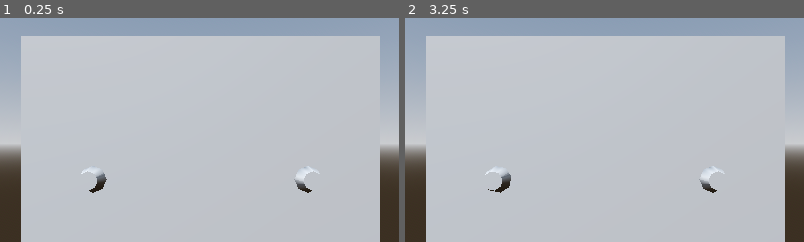
Above: before the commit, frames 1-2 (left to right).
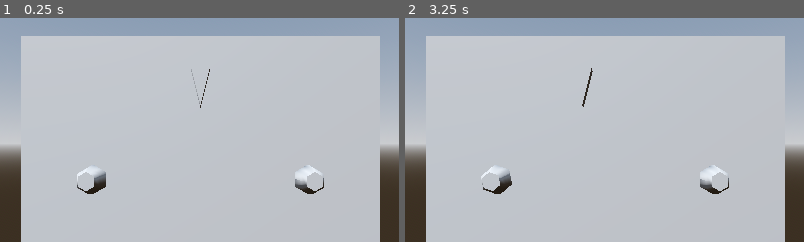
Above: after the commit, the same moments.

Repository: PixelSaver/Sonance
Game: Godot game, scene res://Scenes/world.tscn
The game is run twice, just before and just after one commit, with the same random seed, the same clock (stepped at 60 frames per second) and the same inputs.
Inputs (mouse positions are % of the whole screen's width and height, from its top left):
- Up to frame 1 (0.25 s): no input
- Up to frame 2 (3.25 s): tap Enter at 0.5, 2 s; move the mouse to (72, 45) at 0.52 s; hold Right (ui_right) 0.53-1.25 s; click (72, 45) at 0.6 s; tap Space (ui_select) at 0.77, 1.25, 2.75 s; drag from (30, 55) to (45, 70) at 1.27 s; move the mouse to (60, 28) at 2.02 s; hold Right (ui_right) 2.03-2.75 s; click (60, 28) at 2.1 s; drag from (45, 70) to (20, 35) at 2.77 s
The pictures show only the part of the screen within x 25-75%, y 22-72%; the shares and areas given below are measured in that part.

The runs differ from the first frame. In frame 1, 0.4% of the frame differs, in the area x 19-82%, y 22-79%; in frame 2, 0.4%.

Commit message:
added a tuning fork to visualize tuning

Diff:
--- a/Scenes/knob.tscn
+++ b/Scenes/knob.tscn
@@ -1,12 +1,14 @@
 [gd_scene load_steps=4 format=3 uid="uid://d2u5jui2amqna"]
 
 [sub_resource type="Curve" id="Curve_6jxtu"]
-_data = [Vector2(0, 0.5196096), 0.0, 0.48039043, 0, 1, Vector2(1, 1), 0.48039043, 0.0, 1, 0]
-point_count = 2
+_data = [Vector2(0, 0.5105456), 0.0, 14955.551, 0, 1, Vector2(1e-05, 0.6601011), 14955.551, 0.33990228, 1, 1, Vector2(1, 1), 0.33990228, 0.0, 1, 0]
+point_count = 3
 
 [sub_resource type="TubeTrailMesh" id="TubeTrailMesh_8y21s"]
 radius = 0.05
-section_length = 0.015
+radial_steps = 6
+sections = 2
+section_length = 0.05
 curve = SubResource("Curve_6jxtu")
 
 [sub_resource type="ConvexPolygonShape3D" id="ConvexPolygonShape3D_4udn8"]
--- a/Scenes/radio.tscn
+++ b/Scenes/radio.tscn
@@ -6,15 +6,33 @@
 [sub_resource type="BoxMesh" id="BoxMesh_6jxtu"]
 size = Vector3(1, 0.6, 0.5)
 
-[node name="Radio" type="MeshInstance3D" node_paths=PackedStringArray("knob1", "knob2")]
+[sub_resource type="PrismMesh" id="PrismMesh_bdbpc"]
+size = Vector3(0.05, 0.1, 0.1)
+
+[sub_resource type="ConvexPolygonShape3D" id="ConvexPolygonShape3D_ibud7"]
+points = PackedVector3Array(0, 0.05, 0.05, 0, 0.05, -0.05, -0.025, -0.05, 0.05, 0.025, -0.05, 0.05, 0.025, -0.05, -0.05, -0.025, -0.05, -0.05)
+
+[node name="Radio" type="MeshInstance3D" node_paths=PackedStringArray("knob1", "knob2", "tuning_fork")]
 mesh = SubResource("BoxMesh_6jxtu")
 script = ExtResource("1_bdbpc")
 knob1 = NodePath("Knob")
 knob2 = NodePath("Knob2")
+tuning_fork = NodePath("TuningFork")
 
 [node name="Knob" parent="." instance=ExtResource("2_ibud7")]
 transform = Transform3D(1, 0, 0, 0, 1, 0, 0, 0, 1, -0.3, -0.1, 0.25)
-gravity_scale = 0.0
 
 [node name="Knob2" parent="." instance=ExtResource("2_ibud7")]
 transform = Transform3D(1, 0, 0, 0, 1, 0, 0, 0, 1, 0.3, -0.1, 0.25)
+
+[node name="TuningFork" type="RigidBody3D" parent="."]
+transform = Transform3D(1, 0, 0, 0, 1, 0, 0, 0, 1, 0, 0.15, 0.25)
+gravity_scale = 0.0
+
+[node name="MeshInstance3D" type="MeshInstance3D" parent="TuningFork"]
+transform = Transform3D(-1, 8.742278e-08, 0, -8.742278e-08, -1, 0, 0, 0, 1, 0, 0, 0)
+mesh = SubResource("PrismMesh_bdbpc")
+
+[node name="CollisionShape3D" type="CollisionShape3D" parent="TuningFork"]
+transform = Transform3D(-1, 8.742278e-08, 0, -8.742278e-08, -1, 0, 0, 0, 1, 0, 0, 0)
+shape = SubResource("ConvexPolygonShape3D_ibud7")
--- a/Scripts/radio.gd
+++ b/Scripts/radio.gd
@@ -4,6 +4,7 @@
 @export var knob1 : RigidBody3D
 @export var knob2 : RigidBody3D
 @export var sensitivity : float = 0.1
+@export var tuning_fork : RigidBody3D
 var tuning : float = 0.
 var volume : float = 1.
 var knob_hovered : RigidBody3D
@@ -52,6 +53,7 @@
 			tuning += (-event.relative.y + event.relative.x) * sensitivity
 			print("Knob value:", tuning)
 			knob1.rotation.z = tuning
+			tuning_fork.position.x = tuning * 0.01
 		knob2:
 			volume += (-event.relative.y + event.relative.x) * sensitivity
 			print("Knob value:", volume)
Not shown: 1 places in Scenes/radio.tscn that only renumber resources
Not shown, changed: .gitignore
